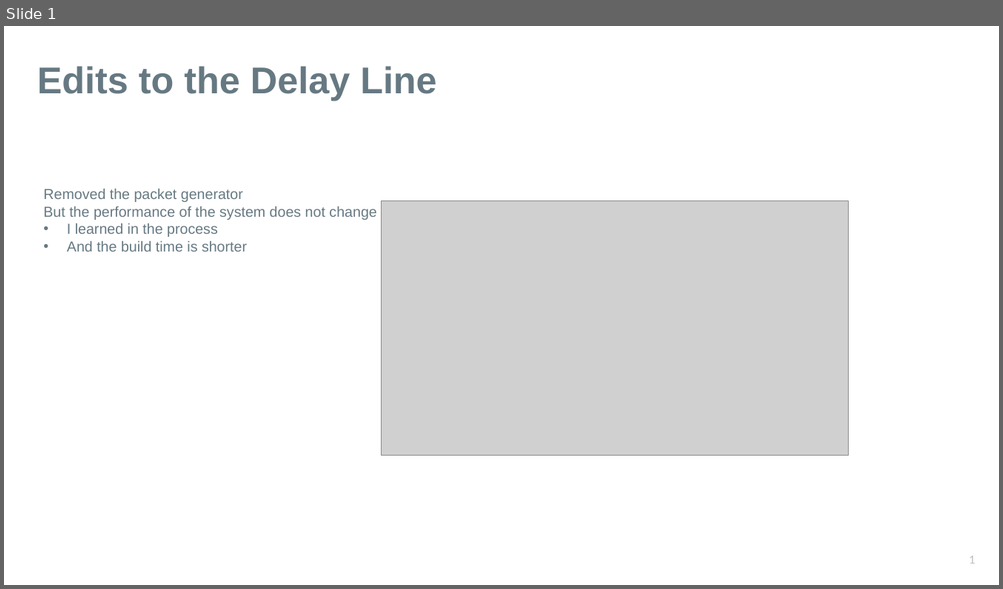
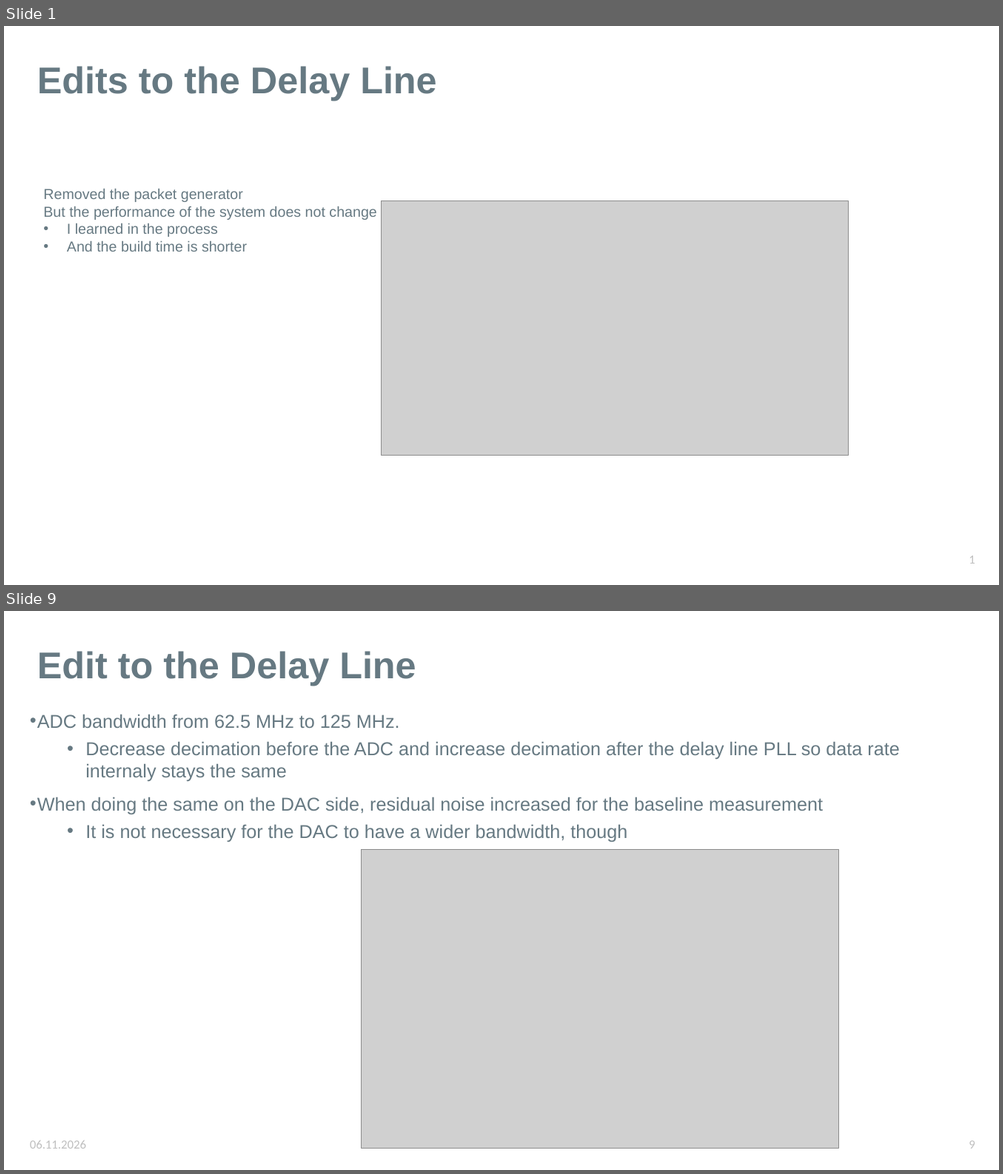
Before and after one commit to karinkruuse/Esitlused, a slide deck: updates.pptx. Shown one above the other, each under a label of ours: slide 1 before the commit, slides 1 and 9 after it; the slides between them are not shown. The pictures are 1003x589 and 1003x1174 pixels, drawn with LibreOffice and Linux fonts; fonts in the diff are those of the drawing; grey boxes stand for pictures. Boxes give left, top, right and bottom in pixels: in the first picture for what was removed or moved away, otherwise in the second. Text is boxed around its words. In the diff, an @@ line names an element or a change of style, - is before the commit and + after.

```diff
--- a/updates.pptx
+++ b/updates.pptx
@@ slide 9 added at (4, 611, 999, 1170), background #FFFFFF @@
@@ title added at (37, 651, 415, 686), 36 pt, text #667982, bold @@
+Edit to the Delay Line
@@ text added at (37, 715, 899, 842), 18 pt, text #667982 @@
+• ADC bandwidth from 62.5 MHz to 125 MHz.
+  • Decrease decimation before the ADC and increase decimation after the delay line PLL so data rate internaly stays the same
+• When doing the same on the DAC side, residual noise increased for the baseline measurement
+  • It is not necessary for the DAC to have a wider bandwidth, though
@@ picture added at (361, 850, 838, 1149) @@
@@ text added at (30, 1141, 86, 1149), 12 pt, text #BFBFBF @@
+06.11.2026
@@ page number added at (968, 1141, 974, 1149), 12 pt, text #BFBFBF @@
+9
@@ text added at (483, 1148, 520, 1153), 12 pt, text #FFFFFF @@
+Weekly
```
Also in this commit, not shown: 7 slides changed.
